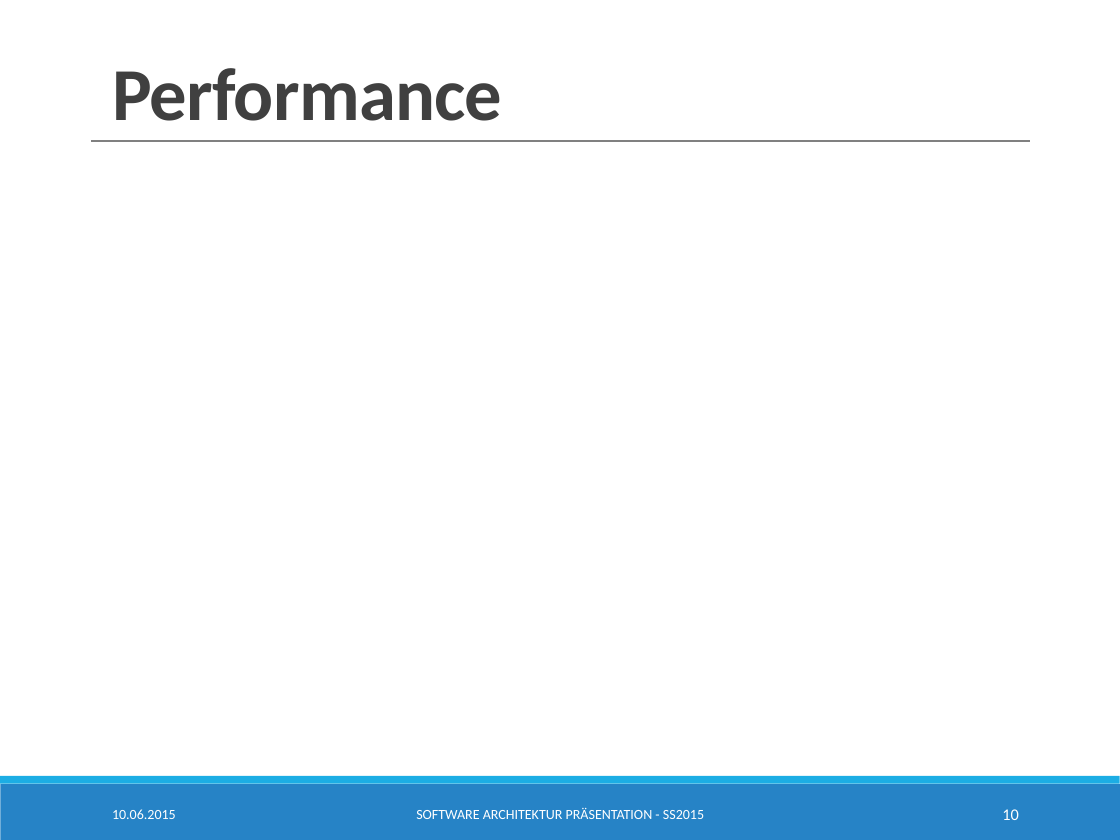
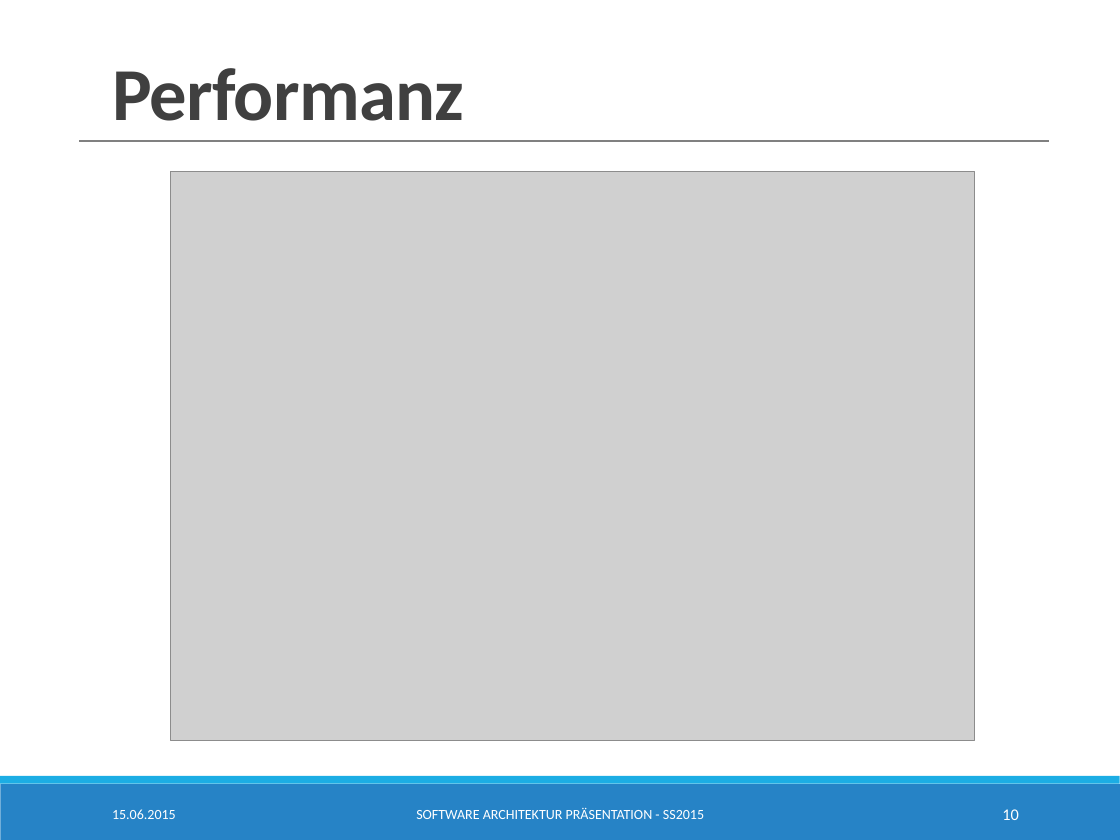
Before and after one commit to SimonBraun/de.htwg.se.mastermind, a slide deck: slide 10 of de.htwg.se.mastermind/Presentation.pptx. Drawn at 1120x840 pixels with LibreOffice and Linux fonts; fonts in the diff are those of the drawing; grey boxes stand for pictures. Boxes give left, top, right and bottom in pixels: in the first picture for what was removed or moved away, otherwise in the second. Text is boxed around its words. In the diff, an @@ line names an element or a change of style, - is before the commit and + after.

```diff
--- a/de.htwg.se.mastermind/Presentation.pptx
+++ b/de.htwg.se.mastermind/Presentation.pptx
@@ title at <box>112,68,464,121</box>: text changed @@
-Performance
+Performanz
@@ line moved from (91, 141) - (1030, 141) to (80, 141) - (1048, 141) @@
@@ picture added at <box>170,171,974,740</box> @@
@@ text at <box>112,809,176,819</box>: text changed @@
-10.06.2015
+15.06.2015
```
Also in this commit, not shown: 10 other slides changed, 1 slide added, 10 other files.
